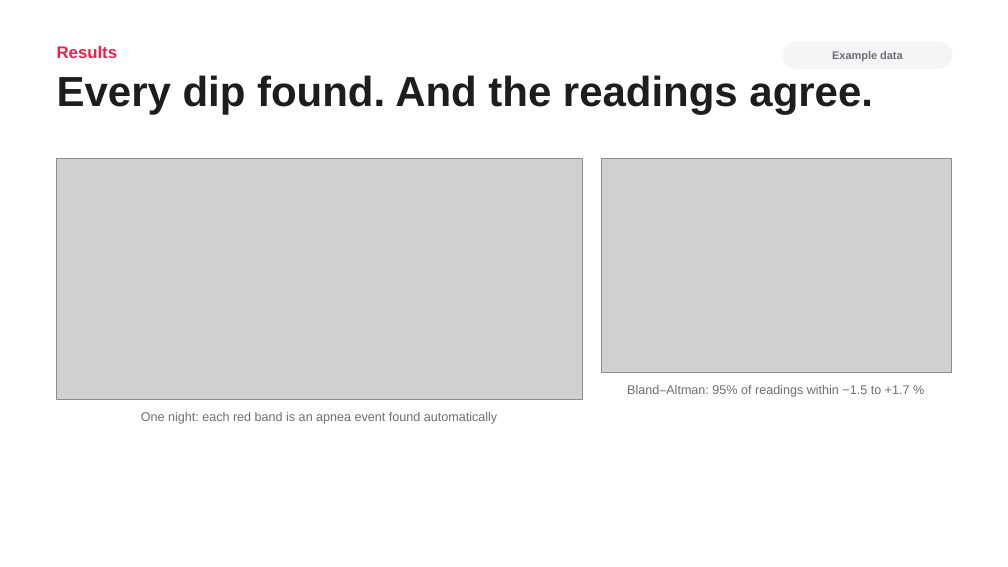
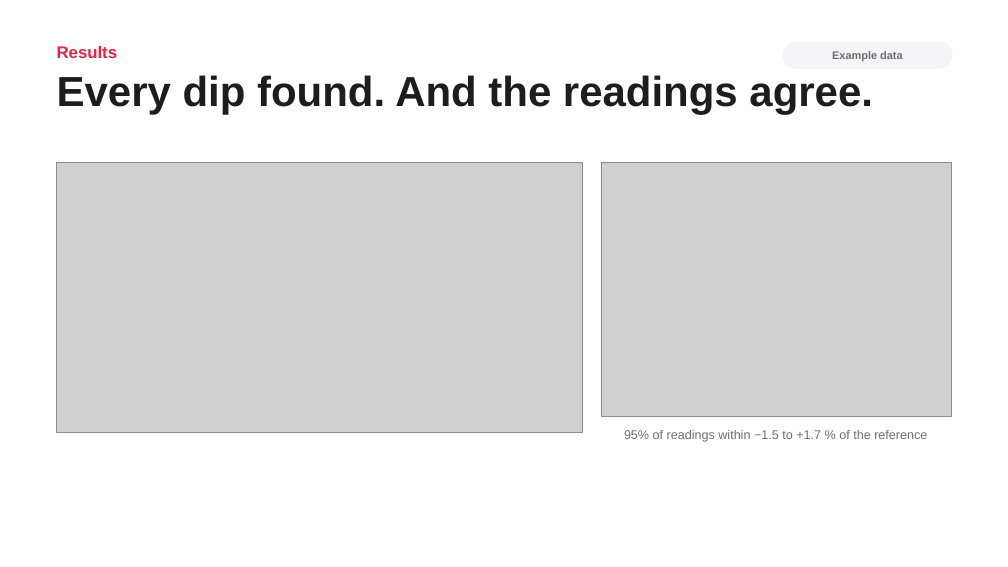
Before and after one commit to gabrielamamanestudent-wq/teetomivV2, a slide deck: slide 9 of science-fair/night-signal/Night_Signal_Presentation.pptx. Drawn at 1008x567 pixels with LibreOffice and Linux fonts; fonts in the diff are those of the drawing; grey boxes stand for pictures. Boxes give left, top, right and bottom in pixels: in the first picture for what was removed or moved away, otherwise in the second. Text is boxed around its words. In the diff, an @@ line names an element or a change of style, - is before the commit and + after.

```diff
--- a/science-fair/night-signal/Night_Signal_Presentation.pptx
+++ b/science-fair/night-signal/Night_Signal_Presentation.pptx
@@ picture: place and size @@
-picture at (57, 159, 582, 400)
+picture at (57, 163, 582, 433)
@@ picture: place and size @@
-picture at (601, 159, 951, 373)
+picture at (601, 163, 951, 416)
@@ text removed at (141, 412, 497, 424) @@
-One night: each red band is an apnea event found automatically
@@ text at (624, 430, 927, 442): text changed @@
-Bland–Altman: 95% of readings within −1.5 to +1.7 %
+95% of readings within −1.5 to +1.7 % of the reference
```
Also in this commit, not shown: 2 other slides changed, 18 other files.
